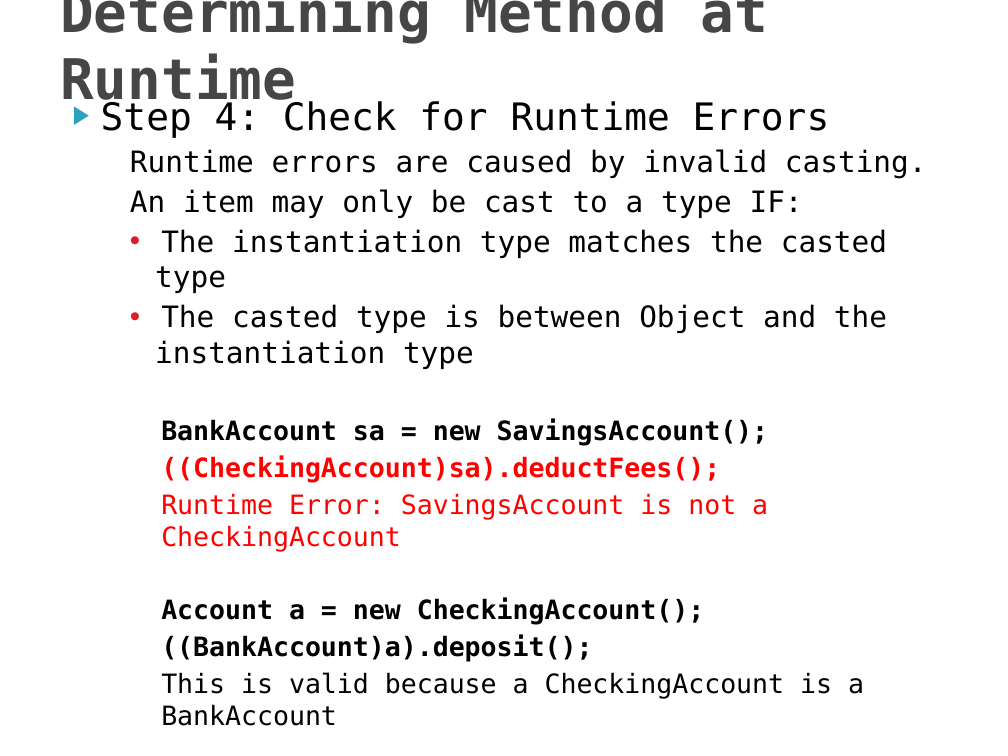
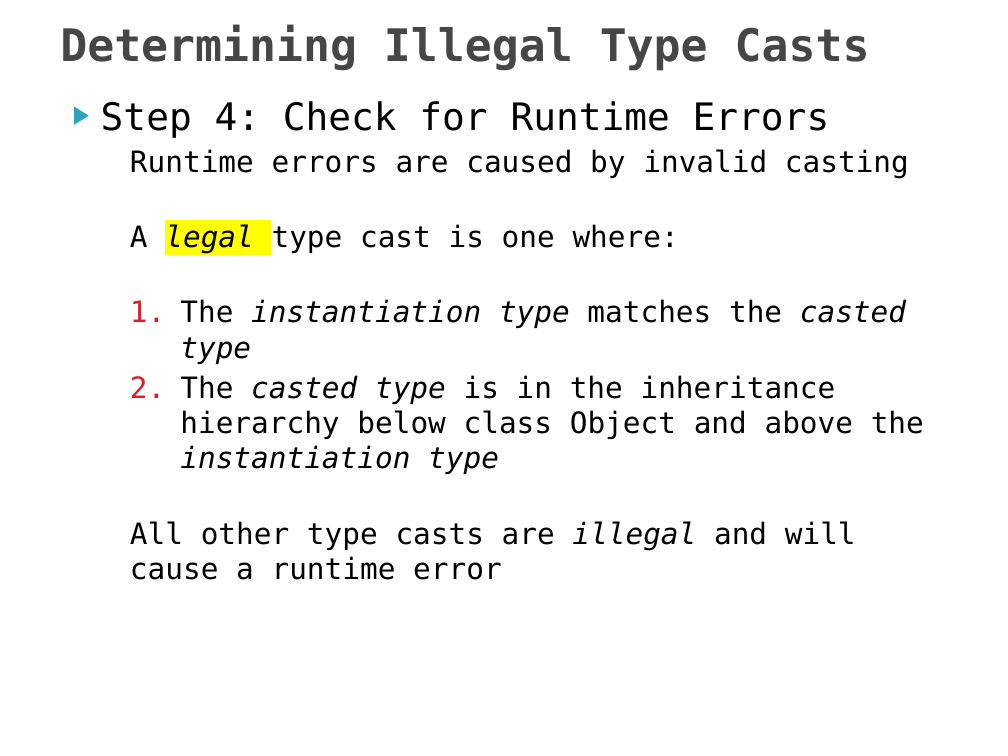
Before and after one commit to RHIT-CSSE/csse220, a slide deck: slide 22 of ClassMaterials/Polymorphism/Slides/Polymorphism.pptx (slide 20 before the commit). Drawn at 1008x756 pixels with LibreOffice and Linux fonts; fonts in the diff are those of the drawing. Boxes give left, top, right and bottom in pixels: in the first picture for what was removed or moved away, otherwise in the second. Text is boxed around its words. In the diff, an @@ line names an element or a change of style, - is before the commit and + after.

Commit message:
updated slides

```diff
--- a/ClassMaterials/Polymorphism/Slides/Polymorphism.pptx
+++ b/ClassMaterials/Polymorphism/Slides/Polymorphism.pptx
@@ title at [60, 25, 870, 71]: text changed; size 40 to 32 pt @@
-Determining Method at Runtime
+Determining Illegal Type Casts
@@ text at [130, 149, 909, 253]: text changed @@
-    Runtime errors are caused by invalid casting.
-    An item may only be cast to a type IF:
+    Runtime errors are caused by invalid casting
+    A legal type cast is one where:
@@ text at [180, 299, 906, 364]: italic on in "instantiation type casted type"; bullet • to 1. @@
@@ text at [130, 375, 924, 580]: text changed; size 19 to 21 pt @@
-    • The casted type is between Object and the instantiation type
-      BankAccount sa = new SavingsAccount();
-      ((CheckingAccount)sa).deductFees();
-      Runtime Error: SavingsAccount is not a CheckingAccount
-      Account a = new CheckingAccount();
-      ((BankAccount)a).deposit();
-      This is valid because a CheckingAccount is a BankAccount
+    2. The casted type is in the inheritance hierarchy below class Object and above the instantiation type
+    All other type casts are illegal and will cause a runtime error
```
Also in this commit, not shown: 3 other slides changed, 5 slides added.
